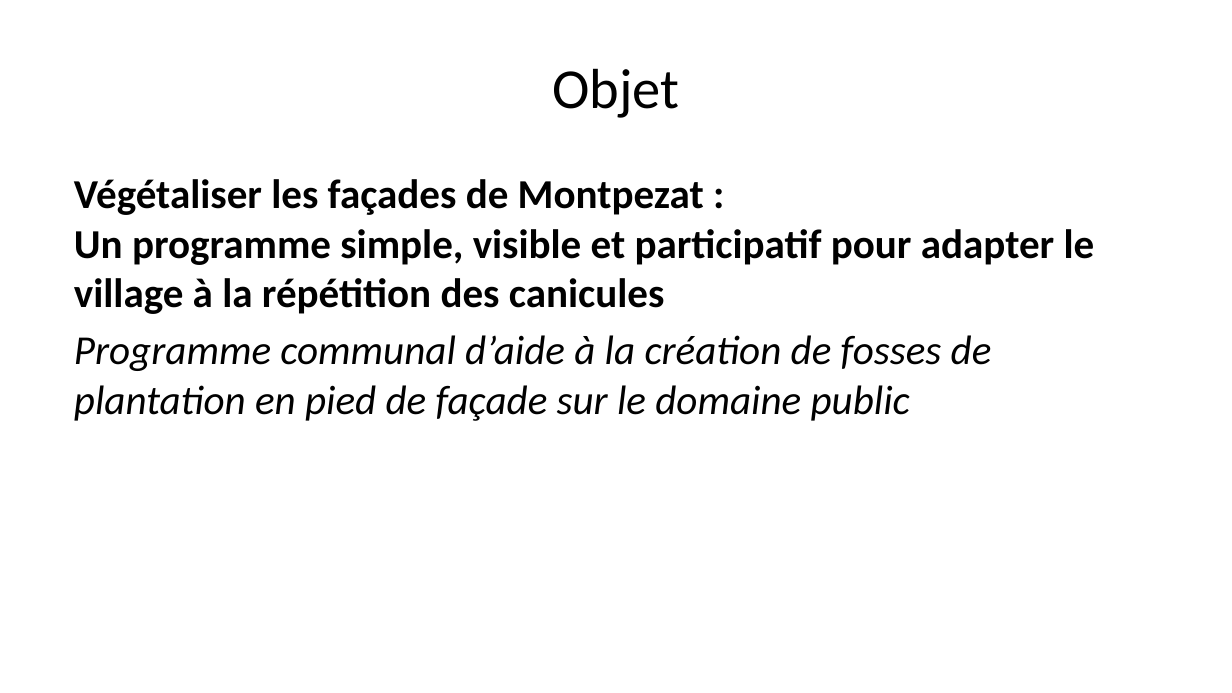
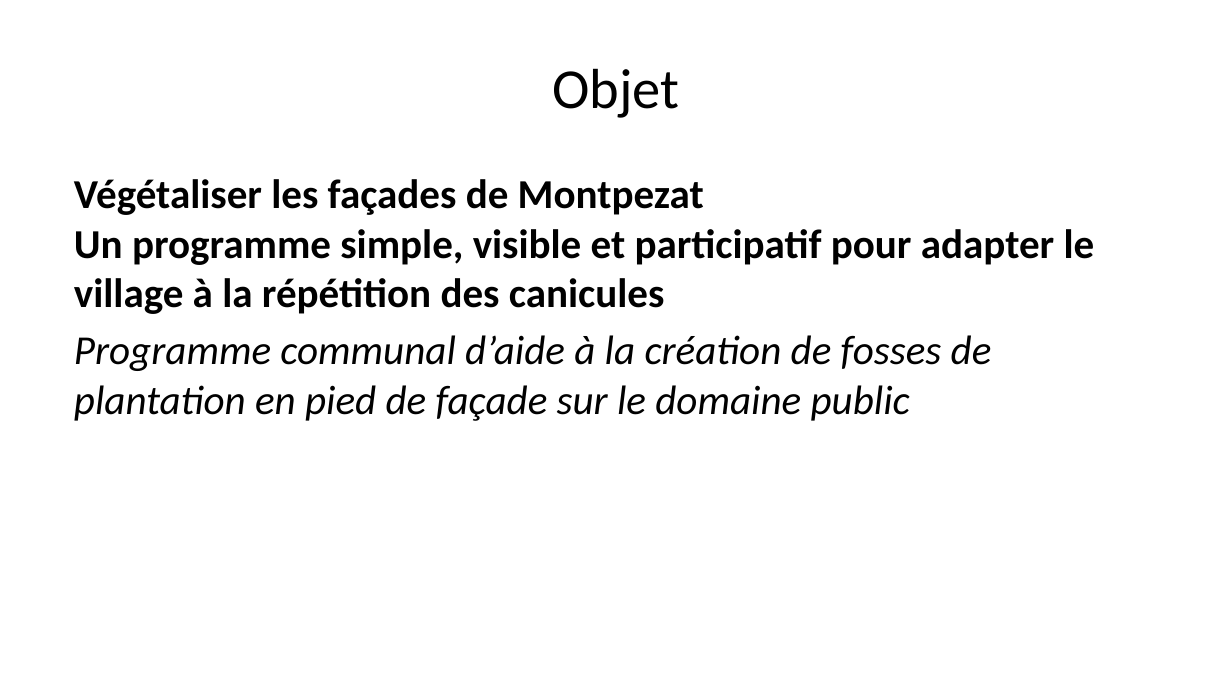
Before and after one commit to Bertrand82/vegetalisation_m2q, a slide deck: slide 2 of presentation.pptx. Drawn at 1232x693 pixels with LibreOffice and Linux fonts; fonts in the diff are those of the drawing. Boxes give left, top, right and bottom in pixels: in the first picture for what was removed or moved away, otherwise in the second. Text is boxed around its words. In the diff, an @@ line names an element or a change of style, - is before the commit and + after.

```diff
--- a/presentation.pptx
+++ b/presentation.pptx
@@ text at [74, 179, 1095, 314]: text changed @@
-Végétaliser les façades de Montpezat :
-Un programme simple, visible et participatif pour adapter le village à la répétition des canicules
+Végétaliser les façades de Montpezat
+Un programme simple, visible et participatif pour adapter le village à la répétition des canicules
```
Also in this commit, not shown: 2 other slides changed, 2 other files.
